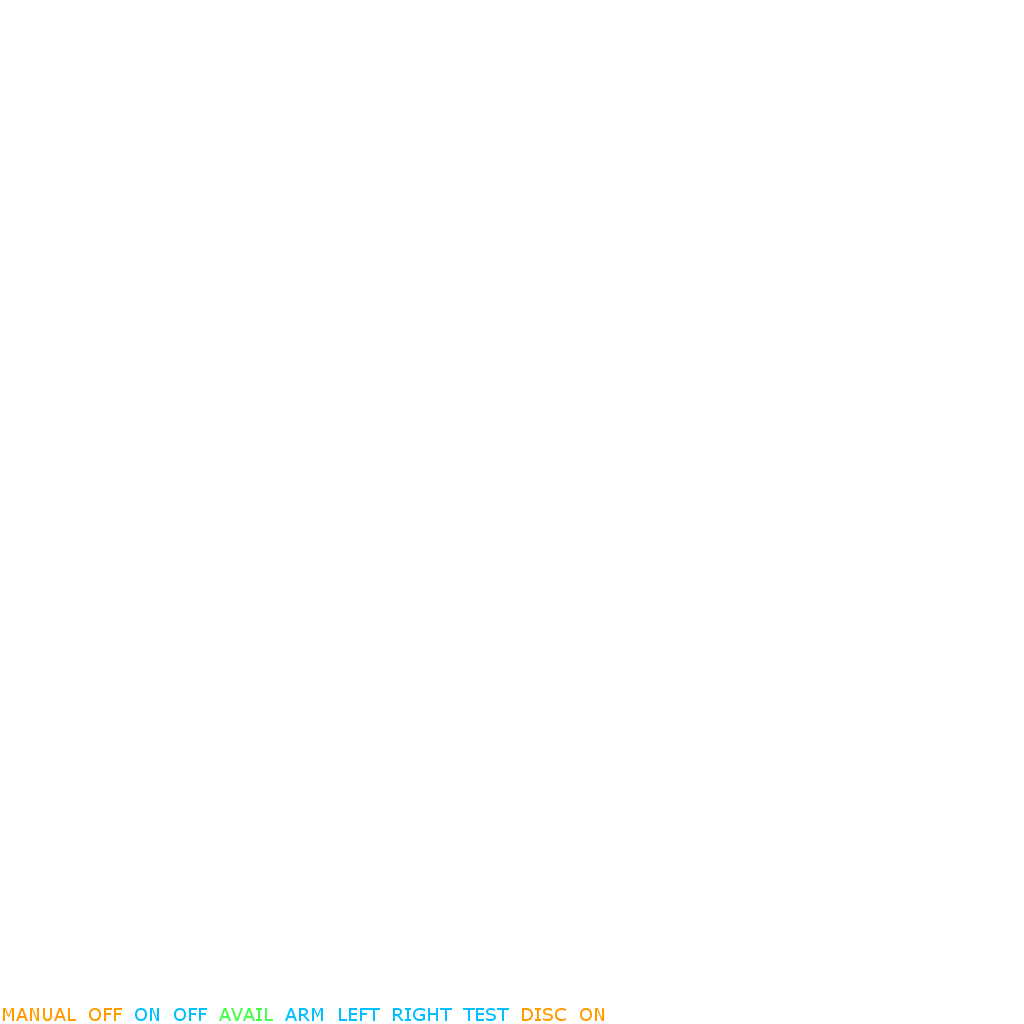
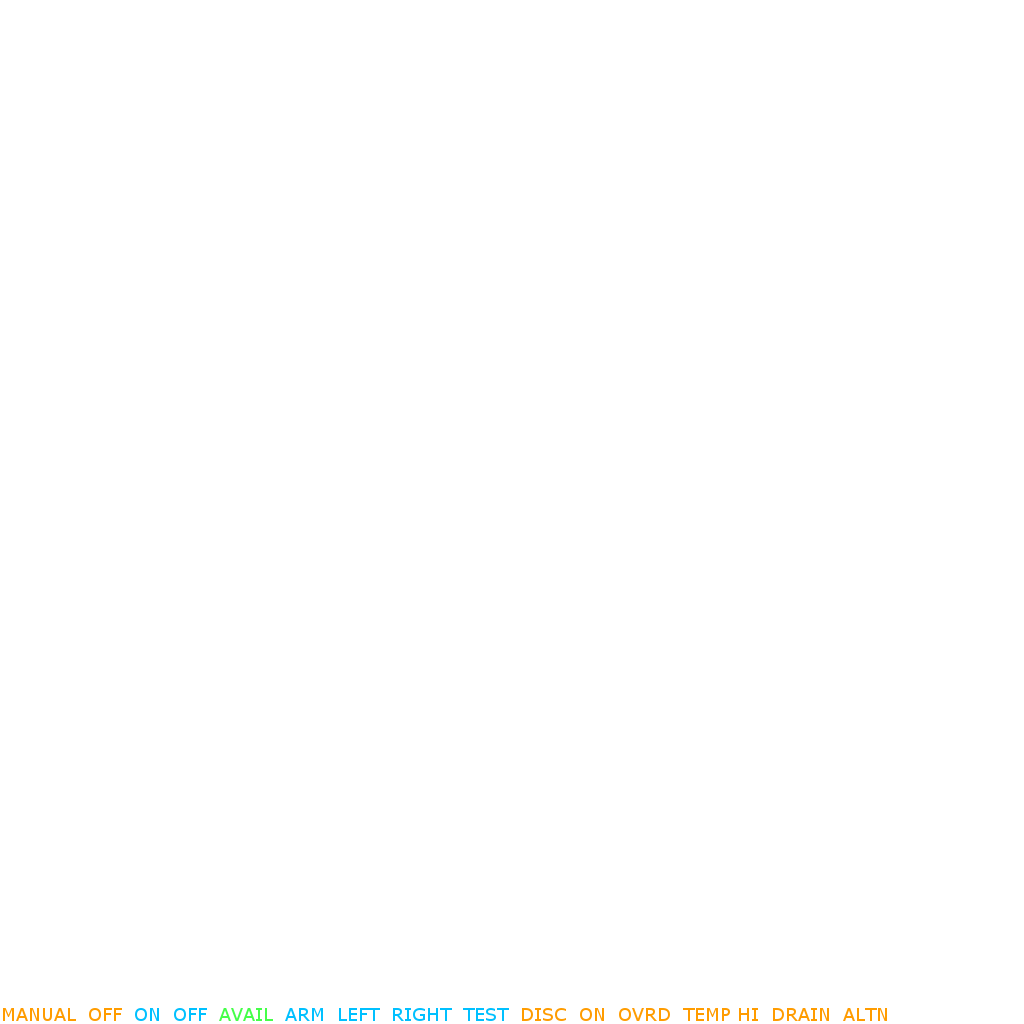
Comparing the layer stacks of the two (1024, 1024) images. Changes:
painted on "MANUAL OFF ON OFF AVAIL A..." over [619, 1008, 887, 1021]
